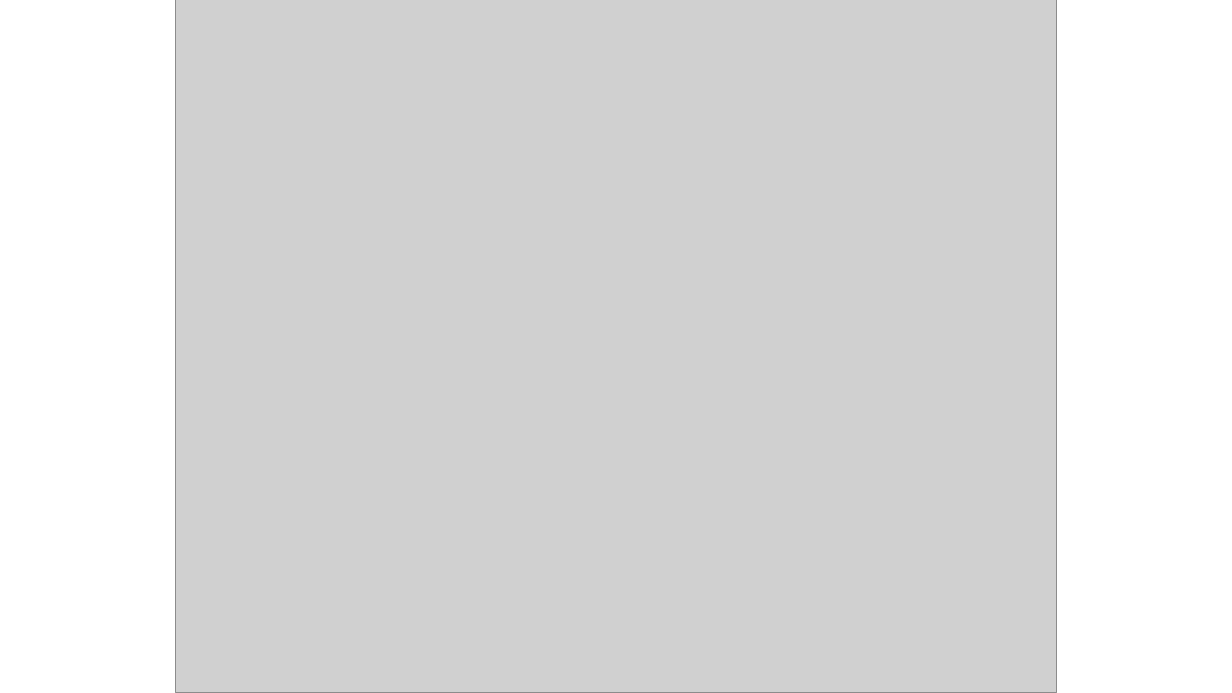
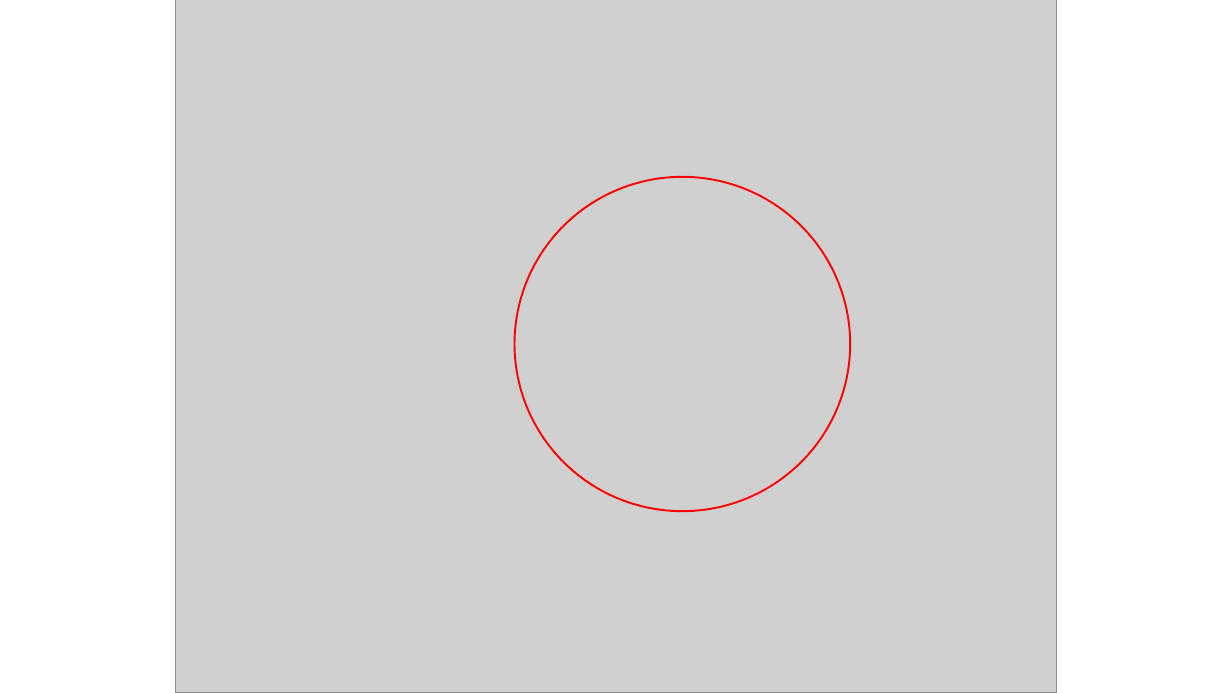
Before and after one commit to tranmidsummer/Teaching, a slide deck: slide 10 of Coniques/2_slides_coniques.pptx (slide 8 before the commit). Drawn at 1232x693 pixels with LibreOffice and Linux fonts; fonts in the diff are those of the drawing; grey boxes stand for pictures. Boxes give left, top, right and bottom in pixels: in the first picture for what was removed or moved away, otherwise in the second. Text is boxed around its words. In the diff, an @@ line names an element or a change of style, - is before the commit and + after.

```diff
--- a/Coniques/2_slides_coniques.pptx
+++ b/Coniques/2_slides_coniques.pptx
@@ ellipse added at (x1=515, y1=177, x2=850, y2=511), outline #FF0000 1.5 pt @@
```
Also in this commit, not shown: 6 other slides changed, 9 slides added, 1 slide removed, 4 other files.
